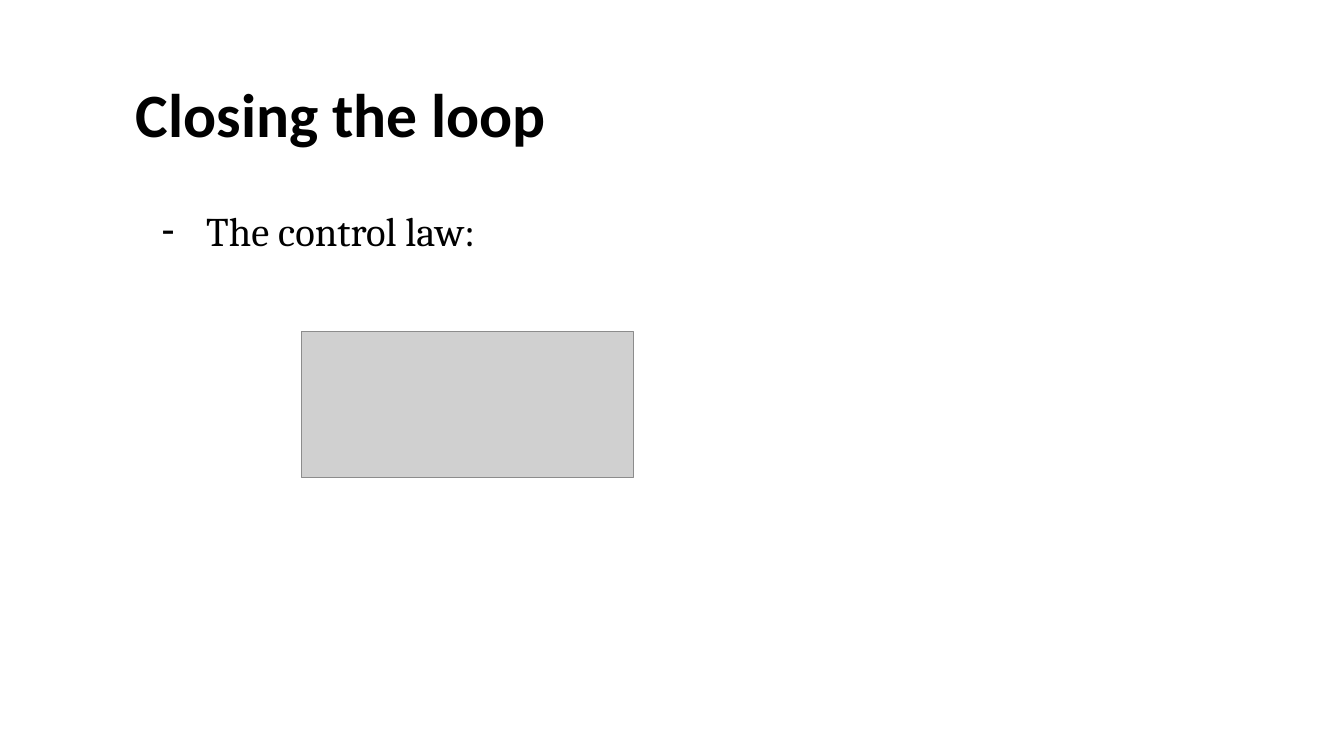
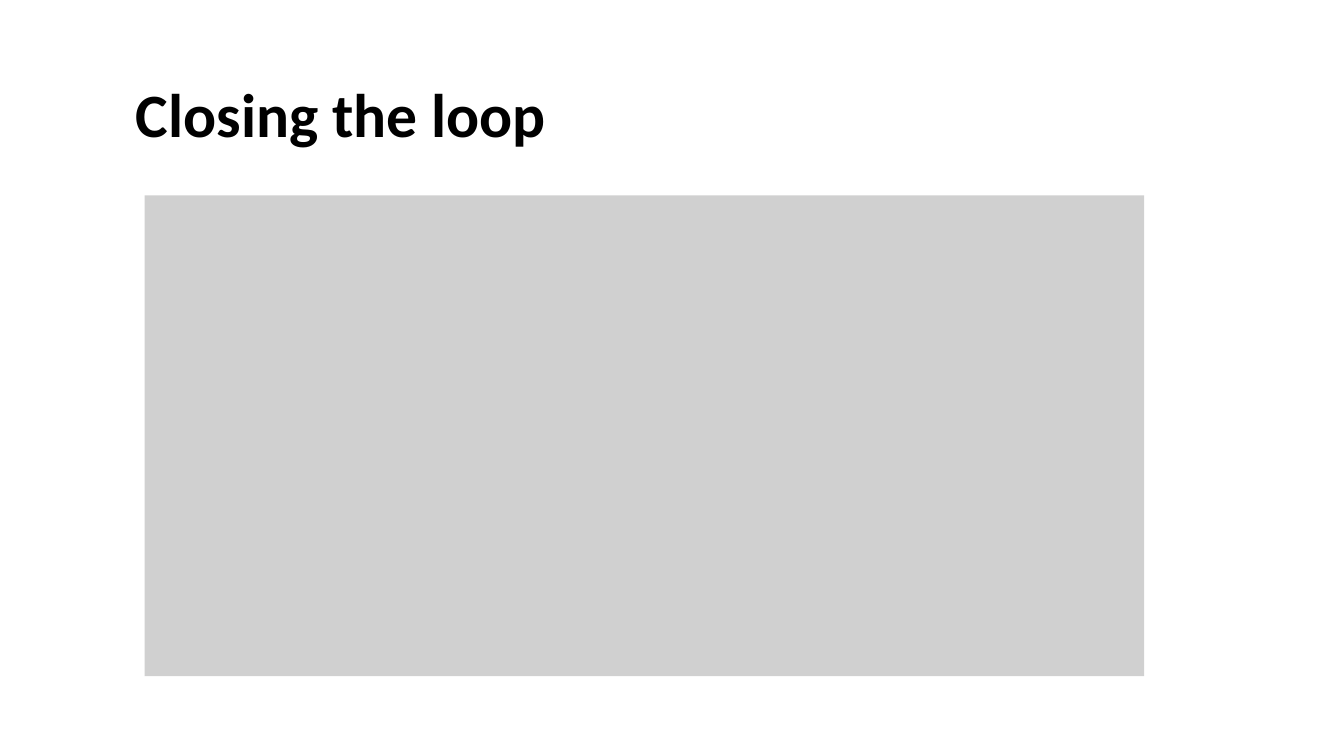
Before and after one commit to UOMDSS/workshops-2022-2023, a slide deck: slide 14 of semester-1/Week-4-Kalman-Filtering-Inverted-Pendulum/state space models and filtering.pptx. Drawn at 1344x756 pixels with LibreOffice and Linux fonts; fonts in the diff are those of the drawing; grey boxes stand for pictures; background and template pictures are left out. Boxes give left, top, right and bottom in pixels: in the first picture for what was removed or moved away, otherwise in the second. Text is boxed around its words. In the diff, an @@ line names an element or a change of style, - is before the commit and + after.

```diff
--- a/semester-1/Week-4-Kalman-Filtering-Inverted-Pendulum/state space models and filtering.pptx
+++ b/semester-1/Week-4-Kalman-Filtering-Inverted-Pendulum/state space models and filtering.pptx
@@ picture added at [145,196,1145,677] @@
@@ text removed at [206,217,475,247] @@
-– The control law:
@@ picture removed at [302,332,634,478] @@
```
Also in this commit, not shown: 8 other slides changed, 1 slide added, 3 slides removed, 1 other file.
